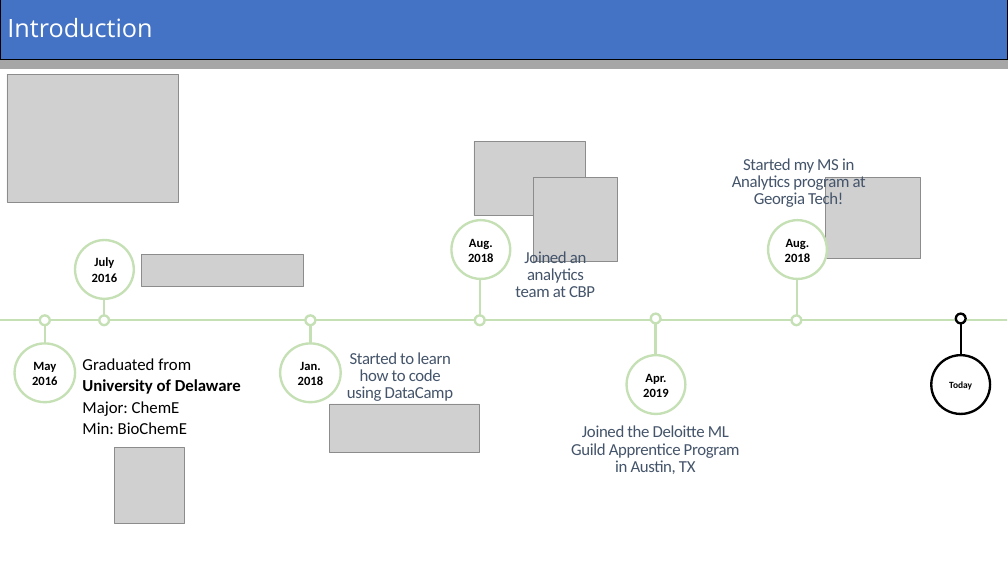
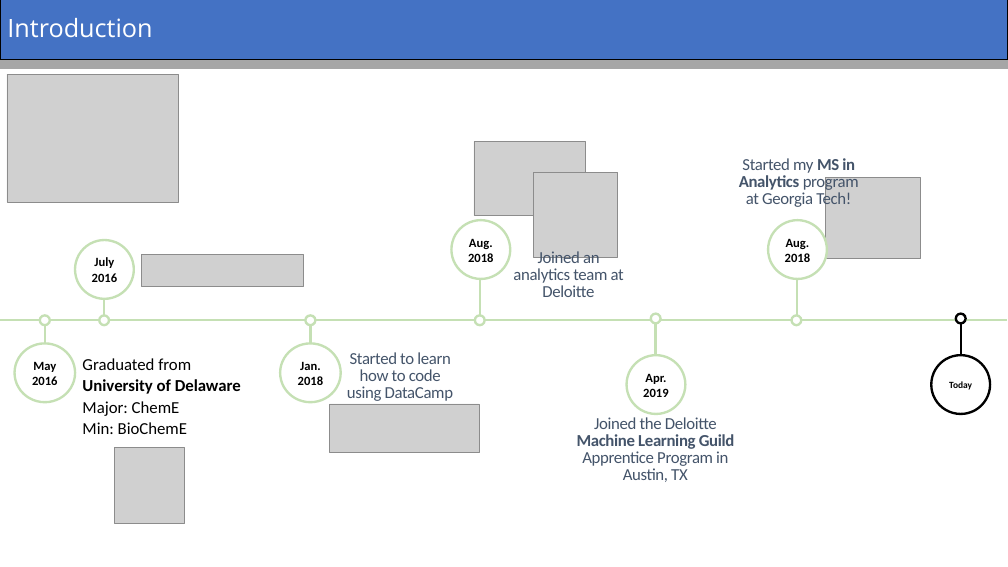
Before and after one commit to tmsharp/BeerMe-App, a slide deck: slide 2 of BeerMe.pptx. Drawn at 1008x567 pixels with LibreOffice and Linux fonts; fonts in the diff are those of the drawing; grey boxes stand for pictures. Boxes give left, top, right and bottom in pixels: in the first picture for what was removed or moved away, otherwise in the second. Text is boxed around its words. In the diff, an @@ line names an element or a change of style, - is before the commit and + after.

Commit message:
updated ppt

```diff
--- a/BeerMe.pptx
+++ b/BeerMe.pptx
@@ text "Started my MS in Analytics ..." at [739,158,859,209]: bold on in "MS in Analytics" @@
@@ picture: place and size @@
-picture at [533,177,618,262]
+picture at [533,172,618,257]
@@ text at [513,251,624,297]: text changed @@
-Joined an analytics team at CBP
+Joined an analytics team at Deloitte
@@ text at [577,417,735,482]: text changed @@
-Joined the Deloitte ML Guild Apprentice Program in Austin, TX
+Joined the Deloitte Machine Learning Guild Apprentice Program in Austin, TX
```
Also in this commit, not shown: 2 other slides changed, 1 slide removed, 1 other file.
